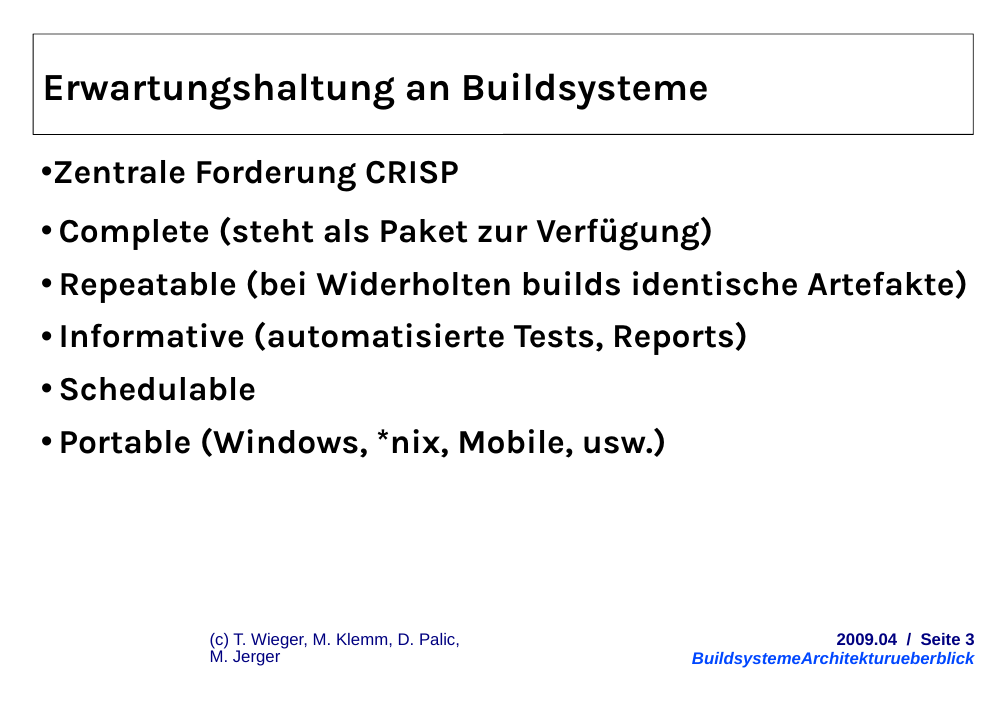
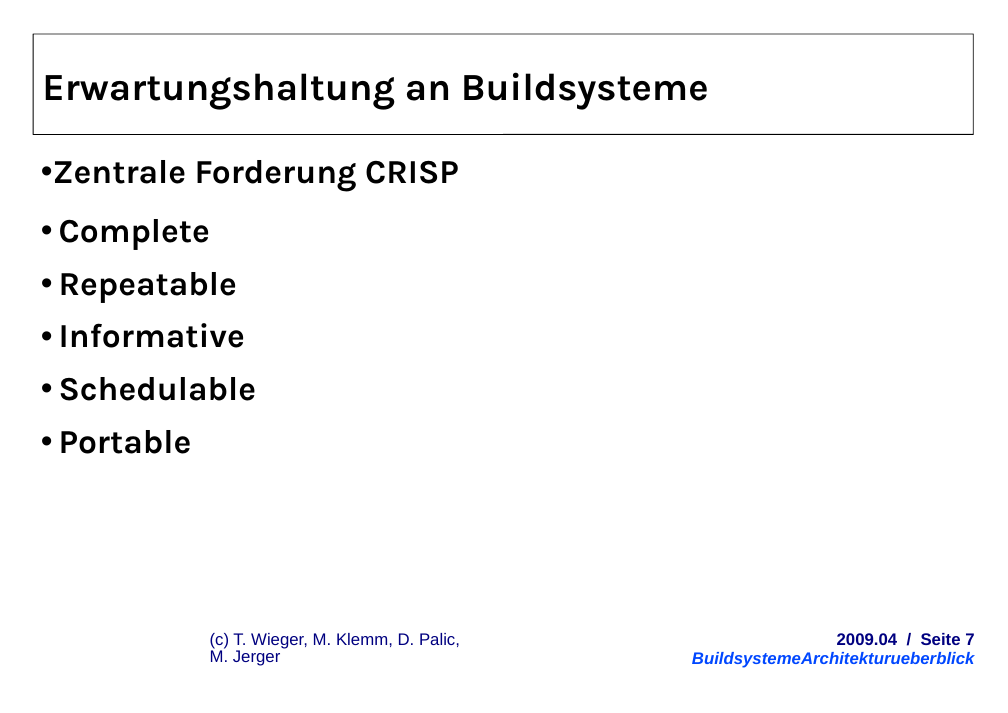
Before and after one commit to herrwieger/experttrainingbuildsystems, a slide deck: slide 7 of praesentationen/BuildsystemeArchitekturueberblick.odp (slide 3 before the commit). Drawn at 1008x713 pixels with LibreOffice and Linux fonts; fonts in the diff are those of the drawing; background and template pictures are left out. Boxes give left, top, right and bottom in pixels: in the first picture for what was removed or moved away, otherwise in the second. Text is boxed around its words. In the diff, an @@ line names an element or a change of style, - is before the commit and + after.

```diff
--- a/praesentationen/BuildsystemeArchitekturueberblick.odp
+++ b/praesentationen/BuildsystemeArchitekturueberblick.odp
@@ text at (59,219,245,348): text changed @@
-  • Complete (steht als Paket zur Verfügung)
-  • Repeatable (bei Widerholten builds identische Artefakte)
-  • Informative (automatisierte Tests, Reports)
+  • Complete
+  • Repeatable
+  • Informative
@@ text at (59,430,192,454): text changed @@
-  • Portable (Windows, *nix, Mobile, usw.)
+  • Portable
@@ text at (837,633,974,645): text changed @@
-2009.04 / Seite 3
+2009.04 / Seite 7
```
Also in this commit, not shown: 5 other slides changed, 14 slides added, 4 slides removed, 9 other files.
